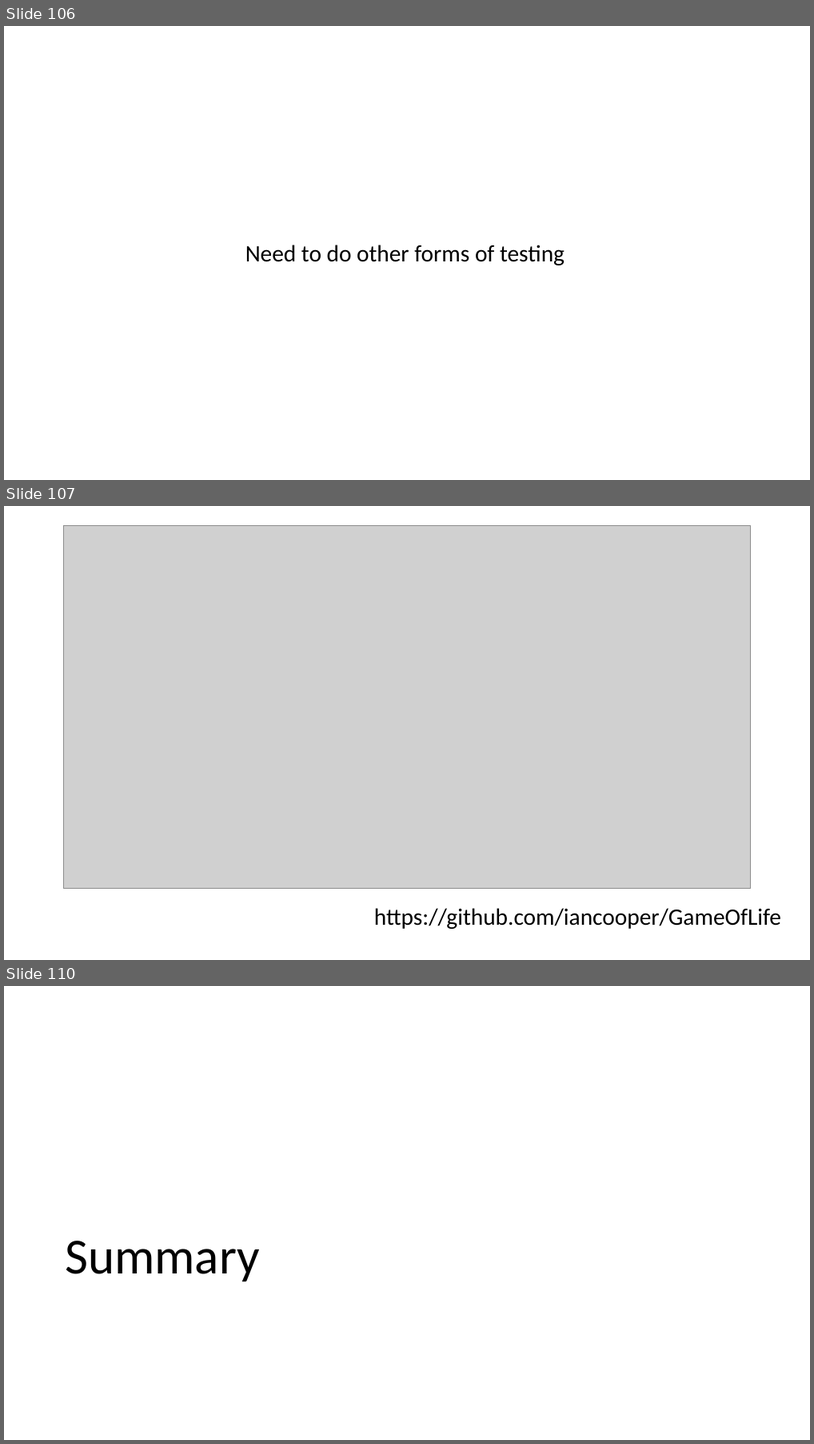
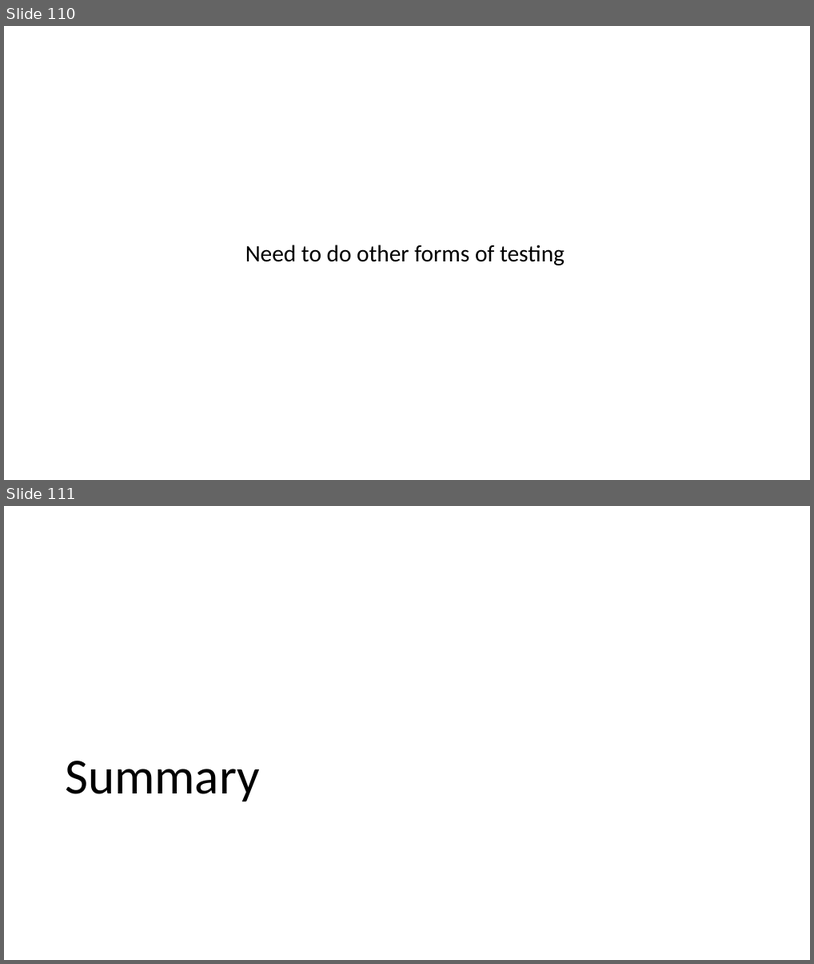
Before and after one commit to iancooper/Presentations, a slide deck: TDD Rediscovered.pptx. Shown one above the other, each under a label of ours: slides 106, 107 and 110 before the commit, slides 110 and 111 after it; the slides between them are not shown. The pictures are 814x1444 and 814x964 pixels, drawn with LibreOffice and Linux fonts; fonts in the diff are those of the drawing; grey boxes stand for pictures. Boxes give left, top, right and bottom in pixels: in the first picture for what was removed or moved away, otherwise in the second. Text is boxed around its words. In the diff, an @@ line names an element or a change of style, - is before the commit and + after.

```diff
--- a/TDD Rediscovered.pptx
+++ b/TDD Rediscovered.pptx
@@ slide 107 removed at [4,506,810,960], background #FFFFFF @@
@@ picture removed at [64,526,751,888] @@
@@ text removed at [374,908,782,928] @@
-https://github.com/iancooper/GameOfLife
@@ what was slide 106 is now slide 110 @@
@@ what was slide 110 is now slide 111 @@
```
Also in this commit, not shown: 2 slides changed, 8 slides added, 5 other slides removed.
